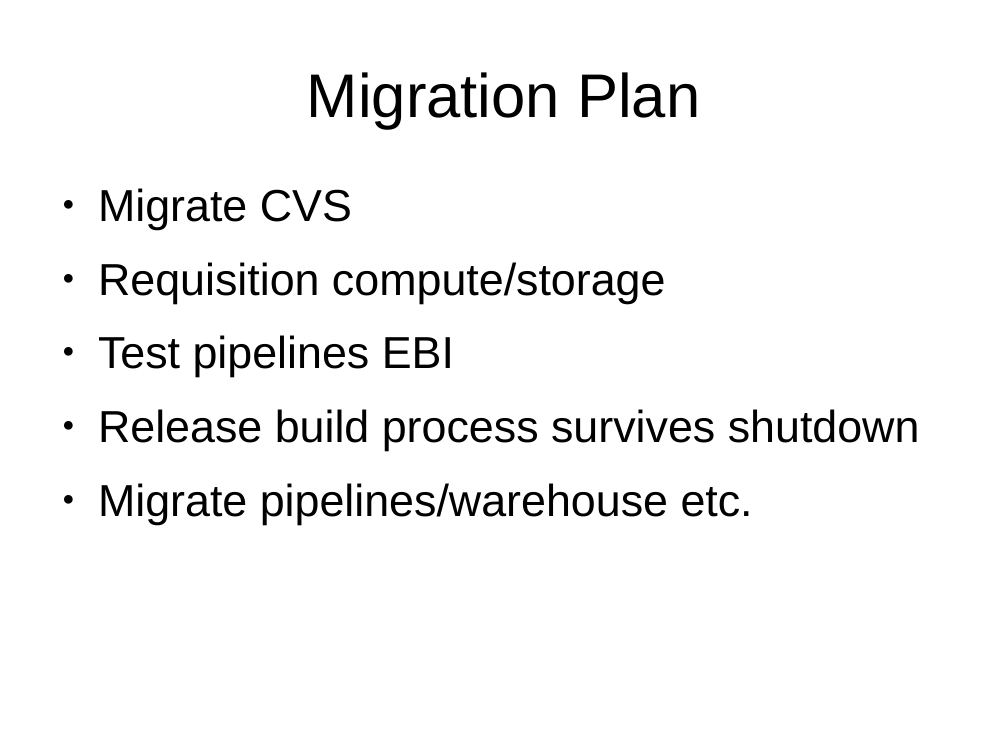
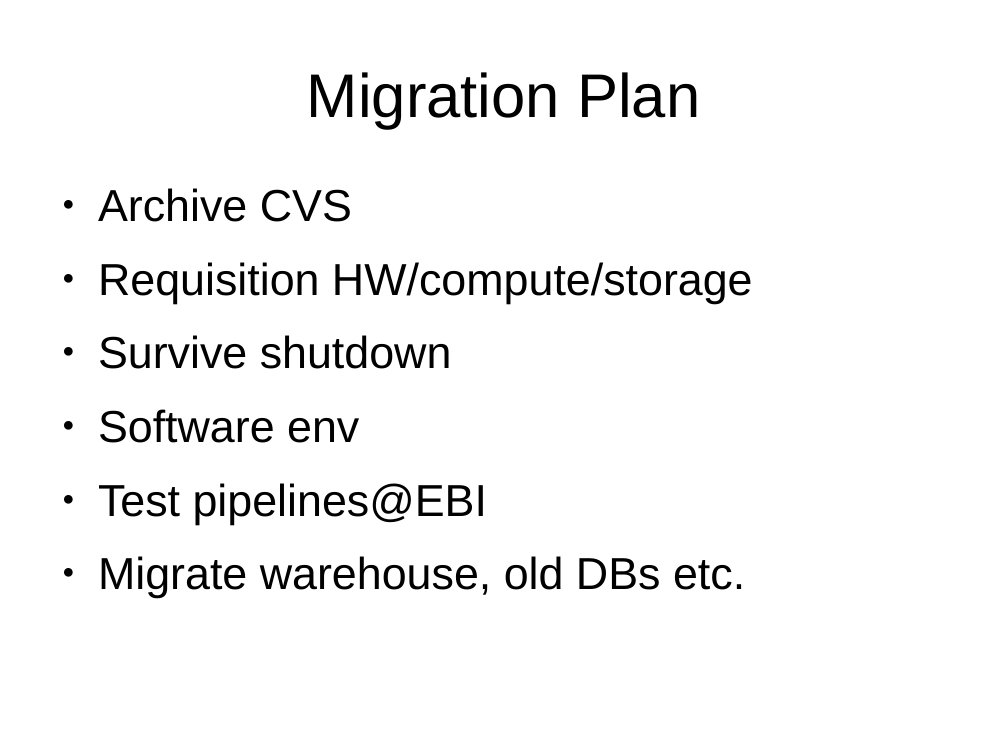
Before and after one commit to avullo/ensembl-migration-pm, a slide deck: slide 28 of data-review-10-16/talk.odp. Drawn at 1008x756 pixels with LibreOffice and Linux fonts; fonts in the diff are those of the drawing; background and template pictures are left out. Boxes give left, top, right and bottom in pixels: in the first picture for what was removed or moved away, otherwise in the second. Text is boxed around its words. In the diff, an @@ line names an element or a change of style, - is before the commit and + after.

```diff
--- a/data-review-10-16/talk.odp
+++ b/data-review-10-16/talk.odp
@@ text at (98,188,753,598): text changed @@
-● Migrate CVS
-● Requisition compute/storage
-● Test pipelines EBI
-● Release build process survives shutdown
-● Migrate pipelines/warehouse etc.
+● Archive CVS
+● Requisition HW/compute/storage
+● Survive shutdown
+● Software env
+● Test pipelines@EBI
+● Migrate warehouse, old DBs etc.
```
Also in this commit, not shown: 16 other slides changed, 6 slides added, 4 slides removed, 11 other files.
